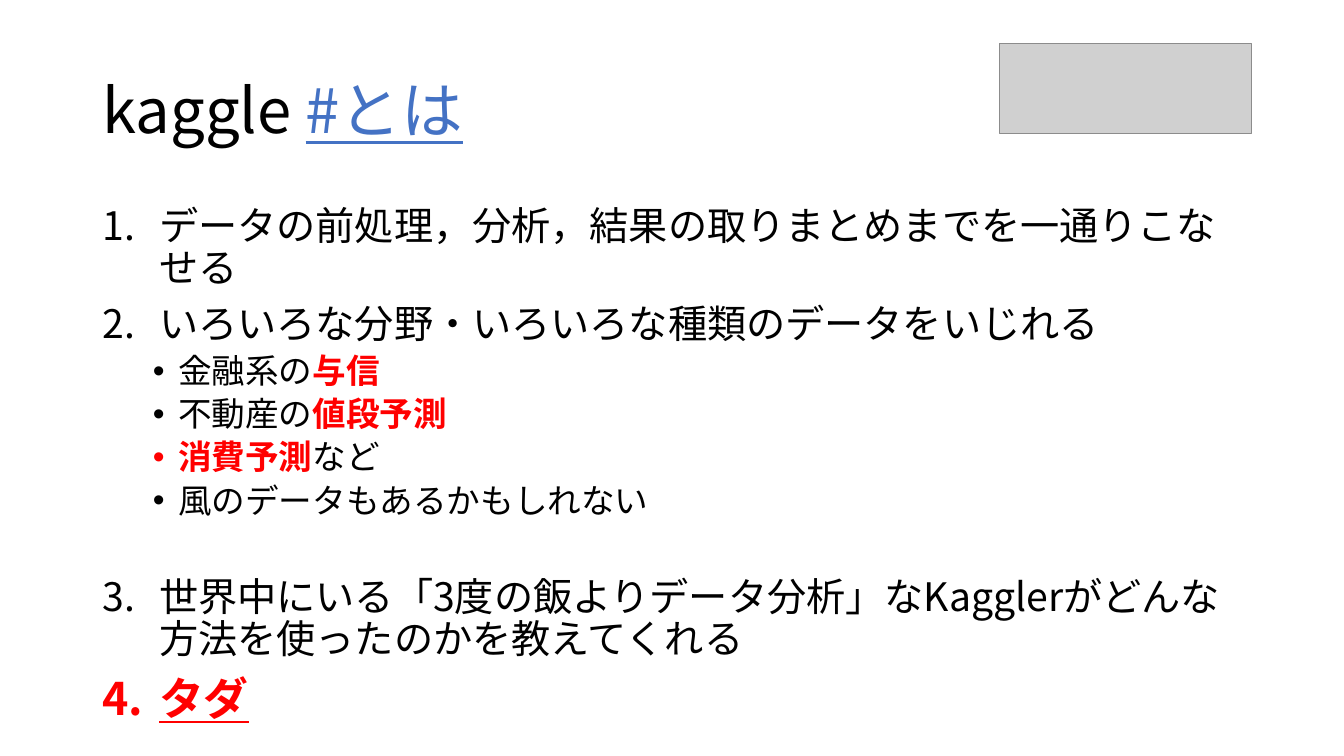
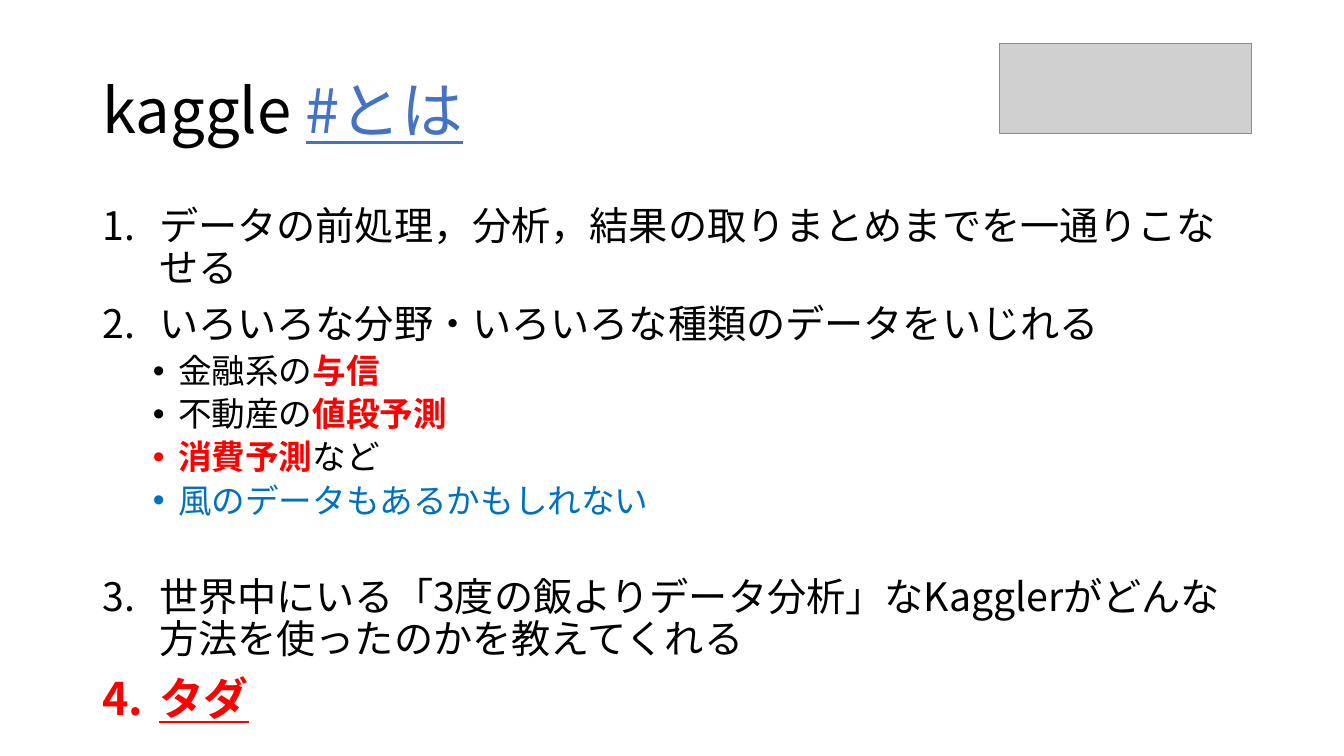
Before and after one commit to 8-u8/Kaggle, a slide deck: slide 6 of Santander/output/caretパッケージを使ったXGBoostのformula型.pptx. Drawn at 1344x756 pixels with LibreOffice and Linux fonts; fonts in the diff are those of the drawing; grey boxes stand for pictures. Boxes give left, top, right and bottom in pixels: in the first picture for what was removed or moved away, otherwise in the second. Text is boxed around its words. In the diff, an @@ line names an element or a change of style, - is before the commit and + after.

```diff
--- a/Santander/output/caretパッケージを使ったXGBoostのformula型.pptx
+++ b/Santander/output/caretパッケージを使ったXGBoostのformula型.pptx
@@ text at (x1=178, y1=484, x2=648, y2=516): text colour #000000 to #0070C0, letter outline none to #2F5597 0.75 pt in "風のデータもあるかもしれない" @@
```
Also in this commit, not shown: 7 other slides changed.
